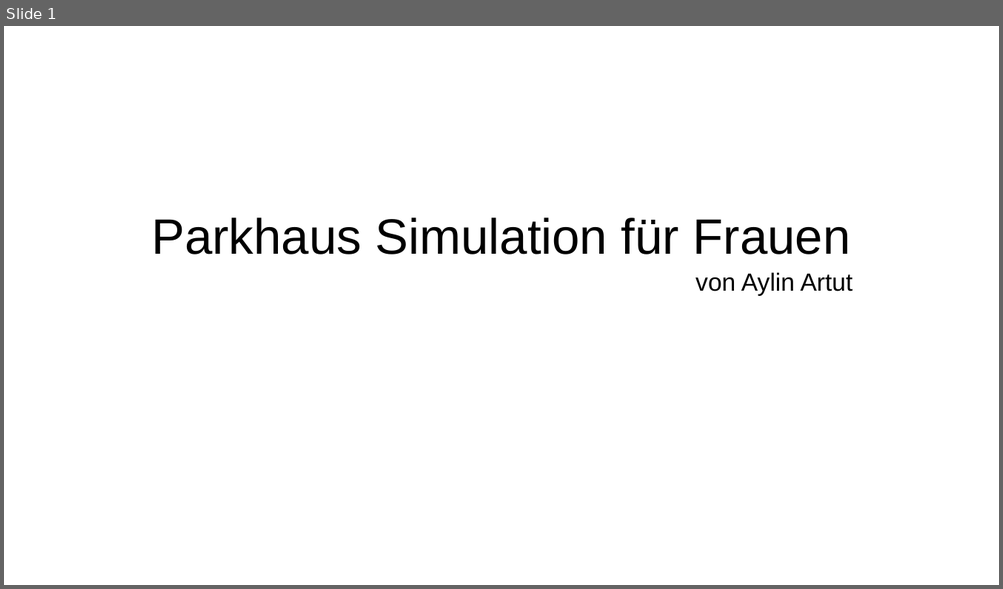
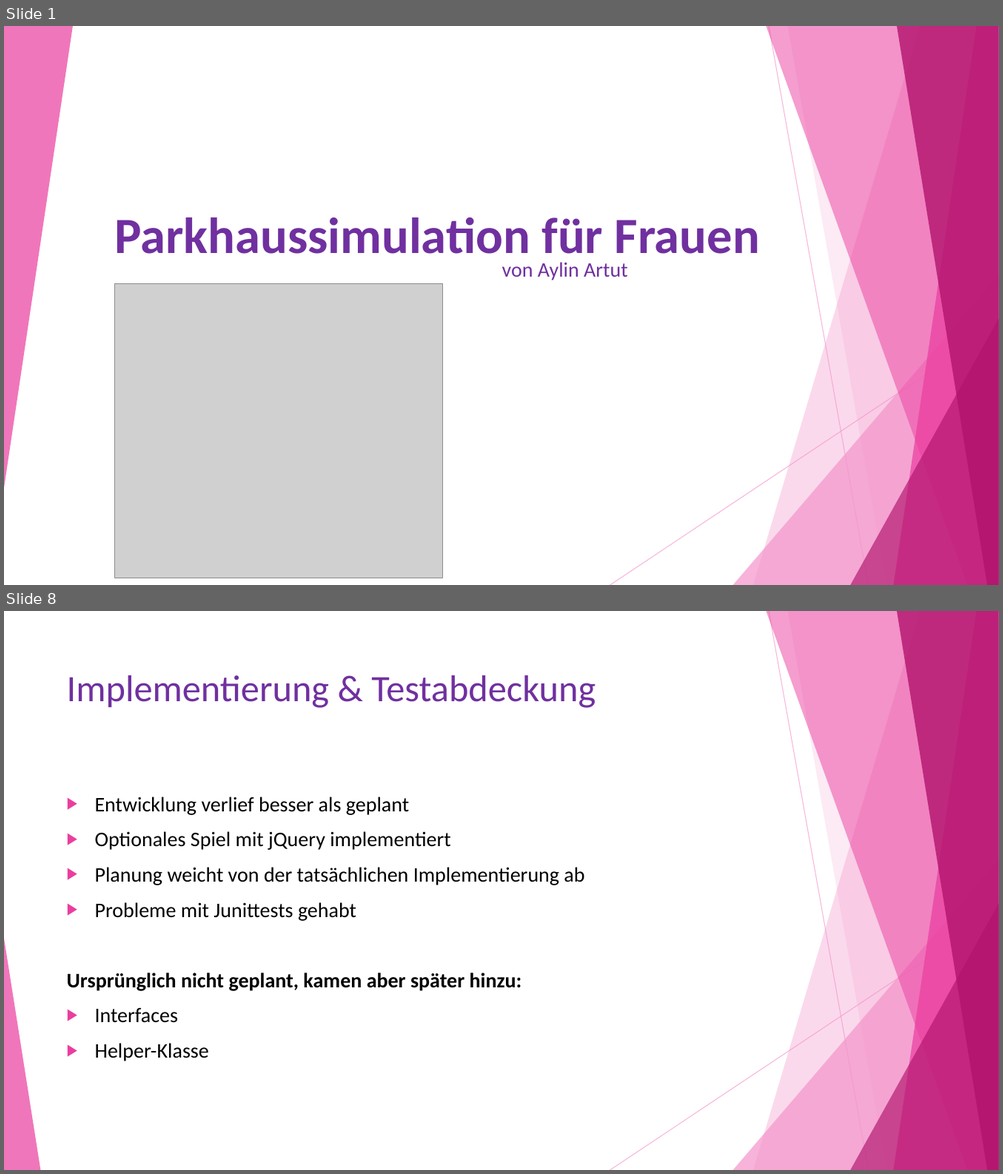
Before and after one commit to AylinArtut/ParkhausSimulation, a slide deck: Dokumente/Präsentation_Aylin_Artut.odp. Shown one above the other, each under a label of ours: slide 1 before the commit, slides 1 and 8 after it; the slides between them are not shown. The pictures are 1003x589 and 1003x1174 pixels, drawn with LibreOffice and Linux fonts; fonts in the diff are those of the drawing; grey boxes stand for pictures. Boxes give left, top, right and bottom in pixels: in the first picture for what was removed or moved away, otherwise in the second. Text is boxed around its words. In the diff, an @@ line names an element or a change of style, - is before the commit and + after.

```diff
--- a/Dokumente/Präsentation_Aylin_Artut.odp
+++ b/Dokumente/Präsentation_Aylin_Artut.odp
@@ slide 8 added at [4,611,999,1170], background #FFFFFF; not listed: 9 template elements that a slide beside it also shows @@
@@ title added at [67,675,595,708], 36 pt, text #7030A0 @@
+Implementierung & Testabdeckung
@@ text added at [67,797,584,1062], 20 pt, text #000000 @@
+▶ Entwicklung verlief besser als geplant
+▶ Optionales Spiel mit jQuery implementiert
+▶ Planung weicht von der tatsächlichen Implementierung ab
+▶ Probleme mit Junittests gehabt
+Ursprünglich nicht geplant, kamen aber später hinzu:
+▶ Interfaces
+▶ Helper-Klasse
@@ freeform shape added at [4,939,40,1170], fill #EB3D9F at 70% opacity @@
@@ slide 1 changed as well @@
@@ group added at [4,26,999,585]: 8 freeform shapes, 2 lines @@
@@ title at [115,217,760,266]: text changed; size 48 to 49 pt; font Arial to Calibri; text colour #000000 to #7030A0; bold on @@
-Parkhaus Simulation für Frauen
+Parkhaussimulation für Frauen
@@ subtitle "von Aylin Artut": place and size @@
-subtitle "von Aylin Artut" at [695,272,853,296]
+subtitle "von Aylin Artut" at [502,262,627,281]
@@ subtitle "von Aylin Artut" at [502,262,627,281]: size 24 to 20 pt, font Arial to Calibri, text colour #000000 to #7030A0; alignment centre to left @@
@@ picture added at [115,284,443,579] @@
```
Also in this commit, not shown: 8 other slides added, 1 slide removed, 1 other file.
